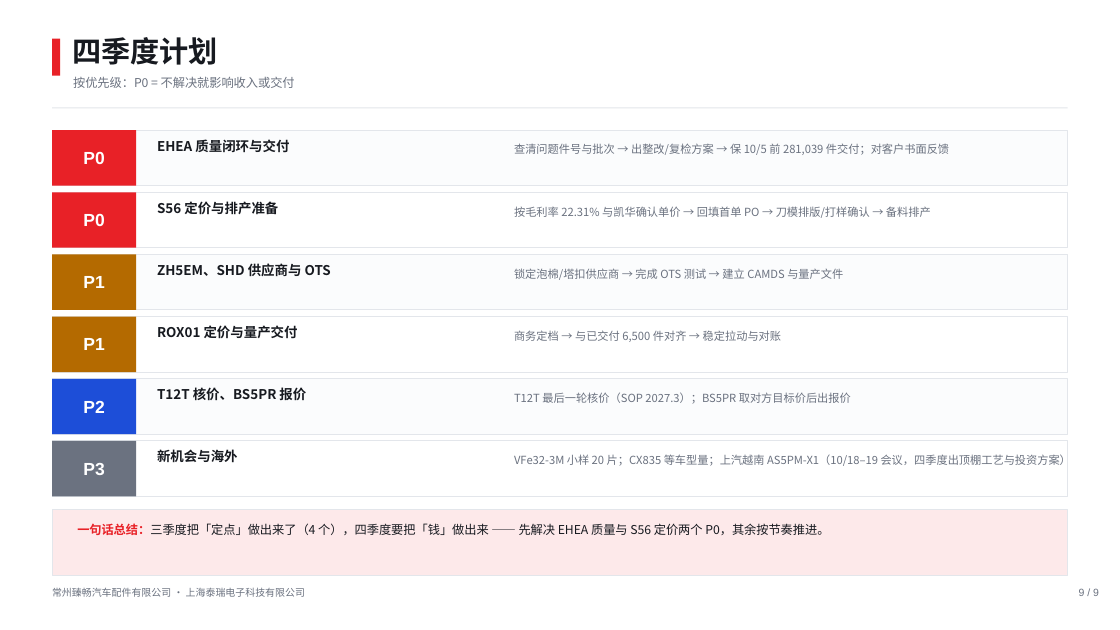
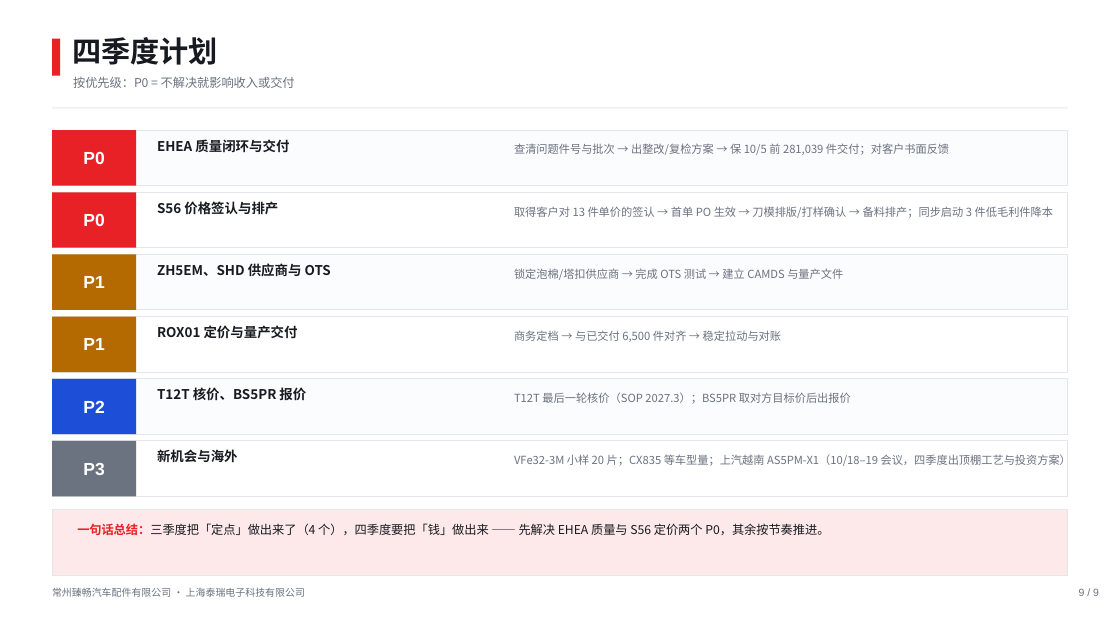
Before and after one commit to Ranmao-pinapple/team-dashboard, a slide deck: slide 9 of files/臻畅-2026Q3-项目汇报-浅色版-20261018.pptx. Drawn at 1120x630 pixels with LibreOffice and Linux fonts; fonts in the diff are those of the drawing. Boxes give left, top, right and bottom in pixels: in the first picture for what was removed or moved away, otherwise in the second. Text is boxed around its words. In the diff, an @@ line names an element or a change of style, - is before the commit and + after.

```diff
--- a/files/臻畅-2026Q3-项目汇报-浅色版-20261018.pptx
+++ b/files/臻畅-2026Q3-项目汇报-浅色版-20261018.pptx
@@ text at (157, 201, 278, 215): text changed @@
-S56 定价与排产准备
+S56 价格签认与排产
@@ text at (514, 206, 1053, 218): text changed @@
-按毛利率 22.31% 与凯华确认单价 → 回填首单 PO → 刀模排版/打样确认 → 备料排产
+取得客户对 13 件单价的签认 → 首单 PO 生效 → 刀模排版/打样确认 → 备料排产；同步启动 3 件低毛利件降本
```
Also in this commit, not shown: 4 other slides changed, 4 other files.
